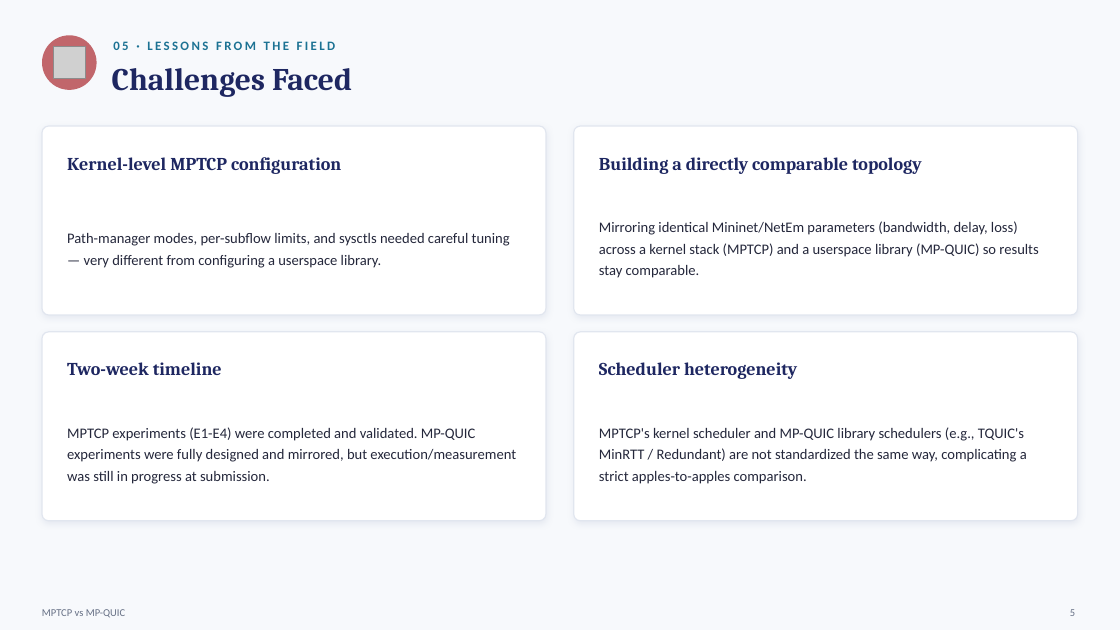
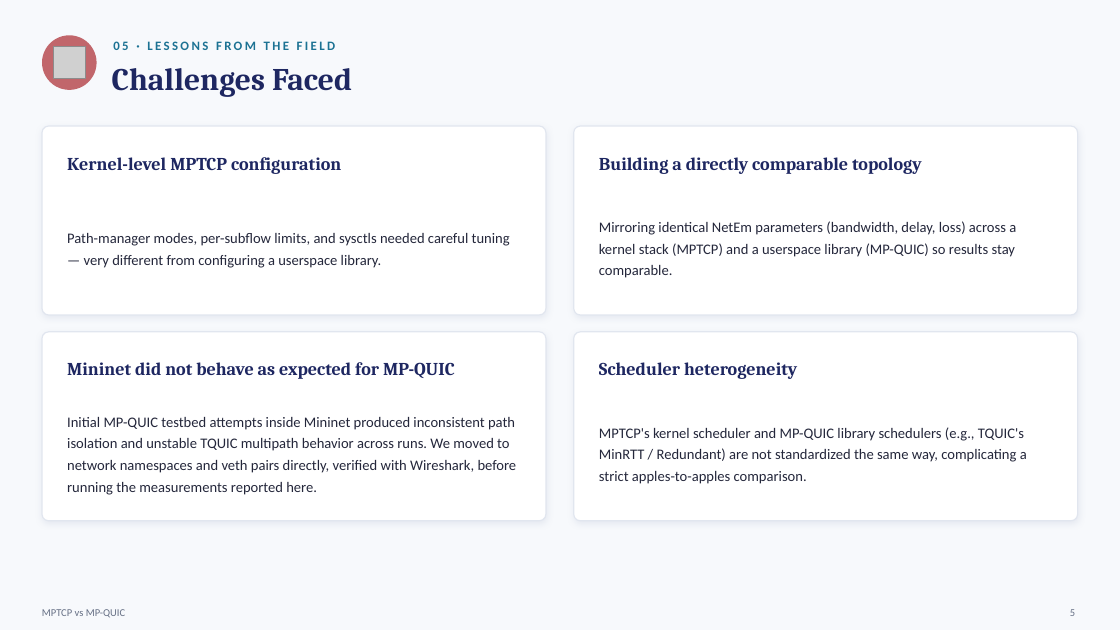
Before and after one commit to Pratik-Kumar-Dhakar/CS331-T007-MPTCP-vs-MPQUIC, a slide deck: slide 6 of ppt/MPTCP_vs_MPQUIC.pptx. Drawn at 1120x630 pixels with LibreOffice and Linux fonts; fonts in the diff are those of the drawing; grey boxes stand for pictures. Boxes give left, top, right and bottom in pixels: in the first picture for what was removed or moved away, otherwise in the second. Text is boxed around its words. In the diff, an @@ line names an element or a change of style, - is before the commit and + after.

Commit message:
Update report and slides with real MP-QUIC/TQUIC results, remove stale two-week/in-progress framing

```diff
--- a/ppt/MPTCP_vs_MPQUIC.pptx
+++ b/ppt/MPTCP_vs_MPQUIC.pptx
@@ text at <box>599,221,1016,278</box>: text changed @@
-Mirroring identical Mininet/NetEm parameters (bandwidth, delay, loss) across a kernel stack (MPTCP) and a userspace library (MP-QUIC) so results stay comparable.
+Mirroring identical NetEm parameters (bandwidth, delay, loss) across a kernel stack (MPTCP) and a userspace library (MP-QUIC) so results stay comparable.
@@ text at <box>67,362,455,379</box>: text changed @@
-Two-week timeline
+Mininet did not behave as expected for MP-QUIC
@@ text at <box>67,417,517,495</box>: text changed @@
-MPTCP experiments (E1-E4) were completed and validated. MP-QUIC experiments were fully designed and mirrored, but execution/measurement was still in progress at submission.
+Initial MP-QUIC testbed attempts inside Mininet produced inconsistent path isolation and unstable TQUIC multipath behavior across runs. We moved to network namespaces and veth pairs directly, verified with Wireshark, before running the measurements reported here.
```
Also in this commit, not shown: 4 other slides changed, 1 other file.
